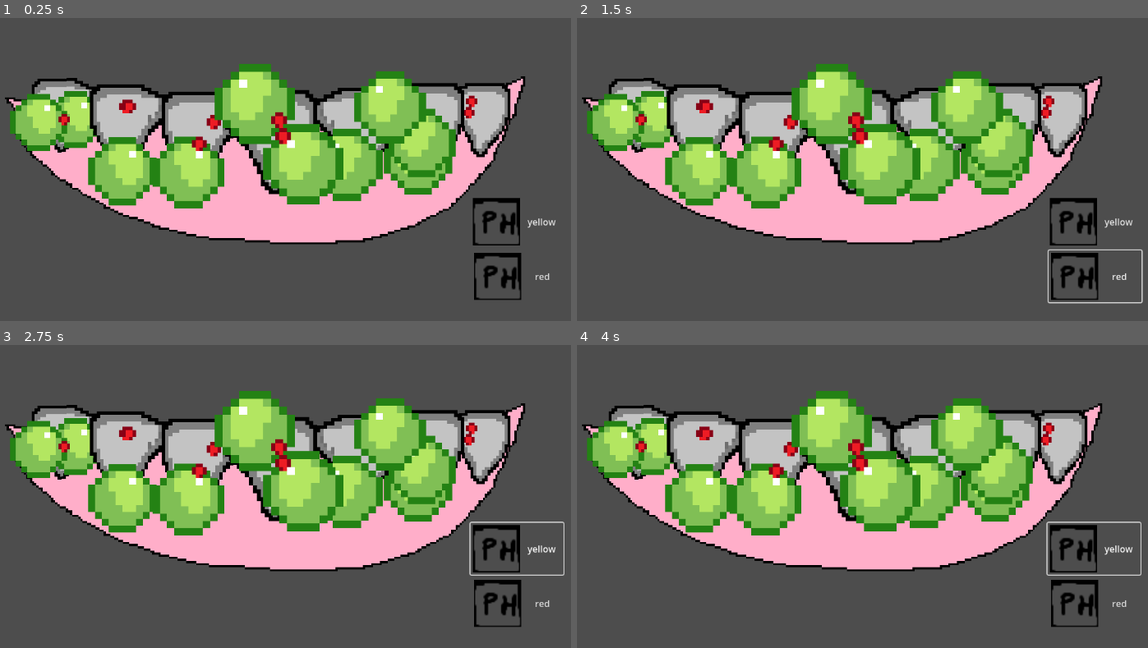
Above: before the commit, frames 1-4 (two rows, left to right).
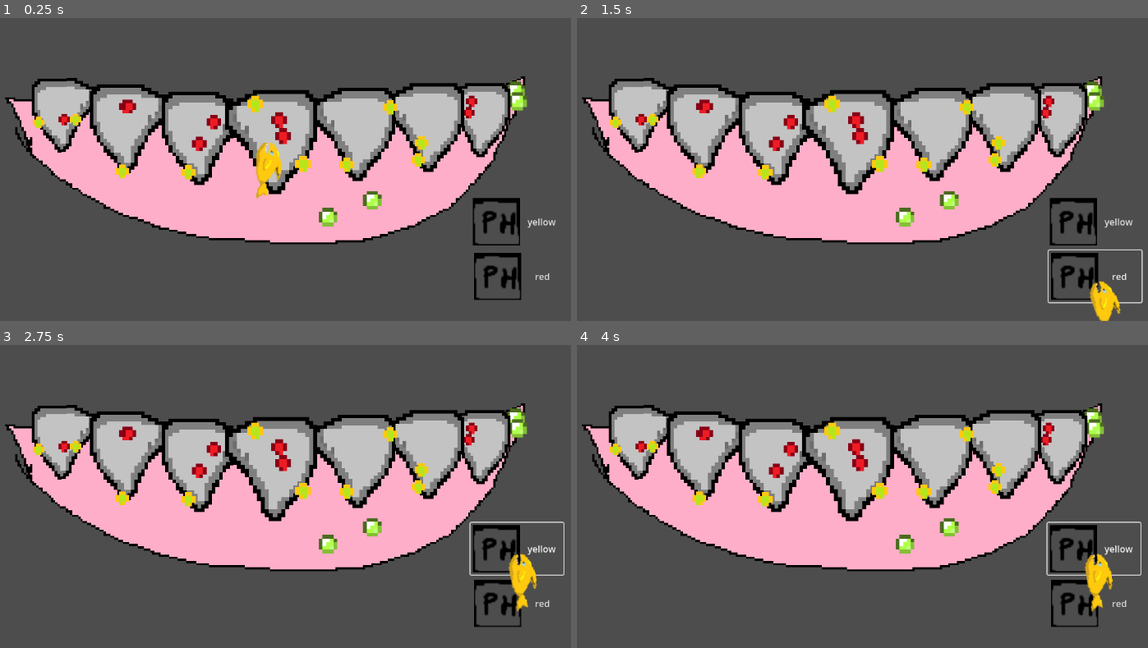
Above: after the commit, the same moments.

Repository: jkopano/barber-fish-barber-shop
Game: Godot game, scene res://src/scenes/dentist/dentist-main.tscn
The game is run twice, just before and just after one commit, with the same random seed, the same clock (stepped at 60 frames per second) and the same inputs.
Inputs:
- Up to frame 1 (0.25 s): no input
- Up to frame 2 (1.5 s): click "yellow" at 0.5 s; click "red" at 1.25 s
- Up to frame 3 (2.75 s): click "yellow" at 2 s
- Up to frame 4 (4 s): click "red" at 2.75 s; click "yellow" at 3.5 s

The runs differ from the first frame. In frame 1, 19% of the frame differs, in the area x 1-93%, y 15-69%; in frame 2, 19%; in frame 3, 19%; in frame 4, 19%, in the area x 1-94%, y 15-89%.
Error before the commit: Parse Error: Identifier "redRock" not declared in the current scope. (res://src/scenes/dentist/mouth.gd:25)

Commit message:
dentist minigame

Diff:
--- a/src/scenes/dentist/button.gd
+++ b/src/scenes/dentist/button.gd
@@ -1,10 +1,6 @@
 extends Button
 
-@export var category:String
-
-func sendEventToTeeth():
-	var teethNode = self.get_parent().get_child(1)
-	if teethNode.name == "teeth":
-		teethNode.switchCollectingCategory(category)
+func switchCategory():
+	self.get_parent().setCategory(name)
 func _ready() -> void:
-	self.pressed.connect(sendEventToTeeth)
+	self.pressed.connect(switchCategory)
--- /dev/null
+++ b/src/scenes/dentist/categoryHolder.gd
@@ -0,0 +1,7 @@
+extends Node2D
+
+var category = "yellow"
+func getCategory():
+	return category
+func setCategory(newCategory:String):
+	category = newCategory
--- a/src/scenes/dentist/cleanable.gd
+++ b/src/scenes/dentist/cleanable.gd
@@ -1,13 +1,9 @@
 extends Node2D
 
-func _process(delta: float):
+func clean(min_distance):
 	var mouse_pos = get_viewport().get_mouse_position()
 	var distance = global_position.distance_to(mouse_pos)
-
-func clean():
-	var mouse_pos = get_viewport().get_mouse_position()
-	var distance = global_position.distance_to(mouse_pos)
-	if distance <30:
+	if distance <min_distance:
 		queue_free()
 		return true
 	return false
--- a/src/scenes/dentist/clickCleanable.gd
+++ /dev/null
@@ -1,12 +0,0 @@
-extends Node2D
-
-
-func clean():
-	if Input.is_action_just_released(""):
-		pass
-	var mouse_pos = get_viewport().get_mouse_position()
-	var distance = global_position.distance_to(mouse_pos)
-	if distance <10:
-		queue_free()
-		return true
-	return false
--- a/src/scenes/dentist/dentist-main.tscn
+++ b/src/scenes/dentist/dentist-main.tscn
@@ -1,13 +1,18 @@
-[gd_scene load_steps=7 format=3 uid="uid://clnuf52g18udg"]
+[gd_scene load_steps=10 format=3 uid="uid://clnuf52g18udg"]
 
 [ext_resource type="Texture2D" uid="uid://57n5ym3jmnbm" path="res://img/tooth0.png" id="1_2in81"]
 [ext_resource type="Texture2D" uid="uid://heqp14tkfmrc" path="res://img/mouth.png" id="1_04j1l"]
+[ext_resource type="Script" uid="uid://coc0oh0fxxqil" path="res://src/scenes/dentist/categoryHolder.gd" id="1_y7h83"]
 [ext_resource type="Script" uid="uid://cxpam4axssoha" path="res://src/scenes/dentist/tooth.gd" id="2_04j1l"]
 [ext_resource type="Script" uid="uid://cif33ot4o5uq5" path="res://src/scenes/dentist/mouth.gd" id="2_b13w4"]
 [ext_resource type="Texture2D" uid="uid://bnk4ga5g31xym" path="res://img/placeholder.png" id="4_0iurs"]
 [ext_resource type="Script" uid="uid://roj2ko5w8gks" path="res://src/scenes/dentist/button.gd" id="5_b13w4"]
+[ext_resource type="Script" uid="uid://b0phdmhcdibrw" path="res://src/scenes/dentist/followingFish.gd" id="8_yjrd2"]
+[ext_resource type="SpriteFrames" uid="uid://i040y6dsw4eq" path="res://src/scenes/dentist/fish_anim.tres" id="9_dc70q"]
 
 [node name="main" type="Node2D"]
+texture_filter = 2
+script = ExtResource("1_y7h83")
 
 [node name="mouth" type="Sprite2D" parent="."]
 texture_filter = 1
@@ -76,7 +81,6 @@
 flat = true
 expand_icon = true
 script = ExtResource("5_b13w4")
-category = "yellow"
 
 [node name="red" type="Button" parent="."]
 offset_left = 933.0
@@ -88,4 +92,16 @@
 flat = true
 expand_icon = true
 script = ExtResource("5_b13w4")
-category = "red"
+
+[node name="mouse following" type="Node2D" parent="."]
+script = ExtResource("8_yjrd2")
+
+[node name="Node2D" type="Node2D" parent="mouse following"]
+scale = Vector2(2, 2)
+
+[node name="AnimatedSprite2D" type="AnimatedSprite2D" parent="mouse following/Node2D"]
+position = Vector2(0, 30)
+rotation = 1.5708
+sprite_frames = ExtResource("9_dc70q")
+animation = &"open"
+frame_progress = 0.845024
--- /dev/null
+++ b/src/scenes/dentist/drawingFish.gd
@@ -0,0 +1 @@
+extends Node2D
--- /dev/null
+++ b/src/scenes/dentist/fish_anim.tres
@@ -0,0 +1,45 @@
+[gd_resource type="SpriteFrames" load_steps=7 format=3 uid="uid://i040y6dsw4eq"]
+
+[ext_resource type="Texture2D" uid="uid://dxyv8fyua7wkm" path="res://img/dentist-fish-closed-atlas.png" id="1_w0ww6"]
+[ext_resource type="Texture2D" uid="uid://cf3jugs1nh11w" path="res://img/dentist-fish-open-atlas.png" id="2_7kmk0"]
+
+[sub_resource type="AtlasTexture" id="AtlasTexture_kfwh5"]
+atlas = ExtResource("1_w0ww6")
+region = Rect2(0, 0, 49, 23)
+
+[sub_resource type="AtlasTexture" id="AtlasTexture_lhtju"]
+atlas = ExtResource("1_w0ww6")
+region = Rect2(49, 0, 49, 23)
+
+[sub_resource type="AtlasTexture" id="AtlasTexture_inisb"]
+atlas = ExtResource("2_7kmk0")
+region = Rect2(0, 0, 49, 23)
+
+[sub_resource type="AtlasTexture" id="AtlasTexture_hdil5"]
+atlas = ExtResource("2_7kmk0")
+region = Rect2(49, 0, 49, 23)
+
+[resource]
+animations = [{
+"frames": [{
+"duration": 1.0,
+"texture": SubResource("AtlasTexture_kfwh5")
+}, {
+"duration": 1.0,
+"texture": SubResource("AtlasTexture_lhtju")
+}],
+"loop": true,
+"name": &"closed",
+"speed": 5.0
+}, {
+"frames": [{
+"duration": 1.0,
+"texture": SubResource("AtlasTexture_inisb")
+}, {
+"duration": 1.0,
+"texture": SubResource("AtlasTexture_hdil5")
+}],
+"loop": true,
+"name": &"open",
+"speed": 5.0
+}]
--- /dev/null
+++ b/src/scenes/dentist/followingFish.gd
@@ -0,0 +1,29 @@
+extends Node2D
+
+var fishClosed = preload("res://img/dentist-fish-closed-atlas.png")
+var pos = Vector2.ZERO
+var last_mouse_position : Vector2
+var current_rotation : float = 0.0
+
+var wind_direction =Vector2.ZERO
+var rotation_smoothness : float = 5.0
+
+func _ready() -> void:
+	last_mouse_position = get_viewport().get_mouse_position()
+func _process(delta: float) -> void:
+	var current_mouse_position = get_viewport().get_mouse_position()
+	var mouse_velocity = current_mouse_position - last_mouse_position
+
+	if mouse_velocity.length() > 0.01:
+		wind_direction = -mouse_velocity.normalized()
+		var target_angle = wind_direction.angle()
+
+		current_rotation = lerp_angle(current_rotation, target_angle, rotation_smoothness * delta)
+
+		get_children()[0].rotation = current_rotation
+	last_mouse_position = current_mouse_position
+	position = get_viewport().get_mouse_position()
+	queue_redraw()
+
+func _draw():
+	draw_line(position, position+(wind_direction*50), Color.AQUA)
--- /dev/null
+++ b/src/scenes/dentist/following_fish.tscn
@@ -0,0 +1,11 @@
+[gd_scene load_steps=2 format=3 uid="uid://c6pygjg1se48h"]
+
+[ext_resource type="SpriteFrames" uid="uid://i040y6dsw4eq" path="res://src/scenes/dentist/fish_anim.tres" id="1_2fhcr"]
+
+[node name="Node2D" type="Node2D"]
+
+[node name="AnimatedSprite2D" type="AnimatedSprite2D" parent="."]
+texture_filter = 2
+texture_repeat = 1
+sprite_frames = ExtResource("1_2fhcr")
+animation = &"closed"
--- a/src/scenes/dentist/mouth.gd
+++ b/src/scenes/dentist/mouth.gd
@@ -1,13 +1,16 @@
-extends Node2D
+extends Sprite2D
 
 var mask_texture
 
 var mouthMask = preload("res://img/mouth-mask.png")
 
+var pea = preload("res://src/scenes/dentist/pea.tscn")
+
 
 var peas = []
+var pressed = false
 
-func spawn_entites(entitiesToSpawn):
+func spawn_entites(offset, entitiesToSpawn):
 	randomize()
 	var image = mouthMask.get_image()
 	var color_pixels := []
@@ -22,34 +25,19 @@
 	var pixels = color_pixels
 	for i in range(entitiesToSpawn):
 		var chosen_pixel = pixels[randi() % pixels.size()]
-		var rock = redRock.instantiate()
-		object.add_child(rock)
-		rock.position = chosen_pixel - Vector2i(offset)
-		redRocks.append(rock)
+		var peaBean = pea.instantiate()
+		add_child(peaBean)
+		peaBean.position = chosen_pixel - Vector2i(offset)
+		peas.append(peaBean)
 func _ready():
-	var yellowToGenerate = get_child_count()
-	var redToGenerate = get_child_count()
+	spawn_entites(texture.get_size()/2, int(randf() * 3+2))
 
-
-	for child in get_children():
-		if child is Sprite2D:
-			var texture = child.texture
-			if texture and texture is Texture2D:
-				var file_path = texture.resource_path
-				var origin = child.transform.get_origin()
-				file_path = file_path.split("/")[-1];
-				file_path = file_path.substr(0, file_path.length() - 4)
-				spawn_entites(file_path, child, texture.get_size()/2, int(randf() * 3), int(randf() * 3))
-
-func switchCollectingCategory(category):
-	collectingCategory = category
 func _process(delta: float) -> void:
 	if Input.is_mouse_button_pressed(MOUSE_BUTTON_LEFT):
-		if (collectingCategory == "yellow"):
-			for rock in yellowRocks:
-				if rock.clean():
-					yellowRocks.erase(rock)
-		elif (collectingCategory == "red"):
-			for rock in redRocks:
-				if rock.clean():
-					redRocks.erase(rock)
+		pressed = true
+	else:
+		if pressed == true:
+			for peaBean in peas:
+				if peaBean.clean(60):
+					peas.erase(peaBean)
+		pressed = false
--- a/src/scenes/dentist/pea.tscn
+++ b/src/scenes/dentist/pea.tscn
@@ -1,11 +1,12 @@
-[gd_scene load_steps=3 format=3 uid="uid://njjob2n0ut61"]
+[gd_scene load_steps=3 format=3 uid="uid://c1m1ovdkew0cu"]
 
-[ext_resource type="Script" uid="uid://jldltb0qnmv6" path="res://src/scenes/dentist/cleanable.gd" id="1_i57sq"]
-[ext_resource type="Texture2D" uid="uid://n4vld7ngt51r" path="res://img/yellowRock.png" id="2_i3cm5"]
+[ext_resource type="Script" uid="uid://jldltb0qnmv6" path="res://src/scenes/dentist/cleanable.gd" id="1_aq8o2"]
+[ext_resource type="Texture2D" uid="uid://dq51evt0voo6k" path="res://img/pea.png" id="2_6pytq"]
 
 [node name="Node2D" type="Node2D"]
-script = ExtResource("1_i57sq")
+script = ExtResource("1_aq8o2")
 
 [node name="Sprite2D" type="Sprite2D" parent="."]
 texture_filter = 1
-texture = ExtResource("2_i3cm5")
+scale = Vector2(1.7625, 1.7625)
+texture = ExtResource("2_6pytq")
--- a/src/scenes/dentist/tooth.gd
+++ b/src/scenes/dentist/tooth.gd
@@ -4,8 +4,6 @@
 
 var yellowRock = preload("res://src/scenes/dentist/yellowRock.tscn")
 var redRock = preload("res://src/scenes/dentist/redRock.tscn")
-
-var collectingCategory = "yellow"
 
 var yellowRocks = []
 var redRocks = []
@@ -57,15 +55,13 @@
 				file_path = file_path.substr(0, file_path.length() - 4)
 				spawn_entites(file_path, child, texture.get_size()/2, int(randf() * 3), int(randf() * 3))
 
-func switchCollectingCategory(category):
-	collectingCategory = category
 func _process(delta: float) -> void:
 	if Input.is_mouse_button_pressed(MOUSE_BUTTON_LEFT):
-		if (collectingCategory == "yellow"):
+		if (get_parent().getCategory() == "yellow"):
 			for rock in yellowRocks:
-				if rock.clean():
+				if rock.clean(30):
 					yellowRocks.erase(rock)
-		elif (collectingCategory == "red"):
+		elif (get_parent().getCategory() == "red"):
 			for rock in redRocks:
-				if rock.clean():
+				if rock.clean(30):
 					redRocks.erase(rock)
--- a/src/scenes/dentist/yellowRock.tscn
+++ b/src/scenes/dentist/yellowRock.tscn
@@ -1,12 +1,11 @@
-[gd_scene load_steps=3 format=3 uid="uid://c1m1ovdkew0cu"]
+[gd_scene load_steps=3 format=3 uid="uid://njjob2n0ut61"]
 
-[ext_resource type="Script" uid="uid://cs81mftywlnci" path="res://src/scenes/dentist/clickCleanable.gd" id="1_aq8o2"]
-[ext_resource type="Texture2D" uid="uid://dq51evt0voo6k" path="res://img/pea.png" id="2_6pytq"]
+[ext_resource type="Script" uid="uid://jldltb0qnmv6" path="res://src/scenes/dentist/cleanable.gd" id="1_i57sq"]
+[ext_resource type="Texture2D" uid="uid://n4vld7ngt51r" path="res://img/yellowRock.png" id="2_i3cm5"]
 
 [node name="Node2D" type="Node2D"]
-script = ExtResource("1_aq8o2")
+script = ExtResource("1_i57sq")
 
 [node name="Sprite2D" type="Sprite2D" parent="."]
 texture_filter = 1
-scale = Vector2(2, 2)
-texture = ExtResource("2_6pytq")
+texture = ExtResource("2_i3cm5")
Not shown, added: img/dentist-fish-atlas.png.import
Binary file added: img/dentist-fish-closed-atlas.png
Not shown, added: img/dentist-fish-closed-atlas.png.import
Binary file added: img/dentist-fish-open-atlas.png
Not shown, added: img/dentist-fish-open-atlas.png.import
Binary file changed: img/pea.png
Not shown, added: src/scenes/dentist/categoryHolder.gd.uid
Not shown, removed: src/scenes/dentist/clickCleanable.gd.uid
Not shown, added: src/scenes/dentist/drawingFish.gd.uid
Not shown, added: src/scenes/dentist/followingFish.gd.uid
